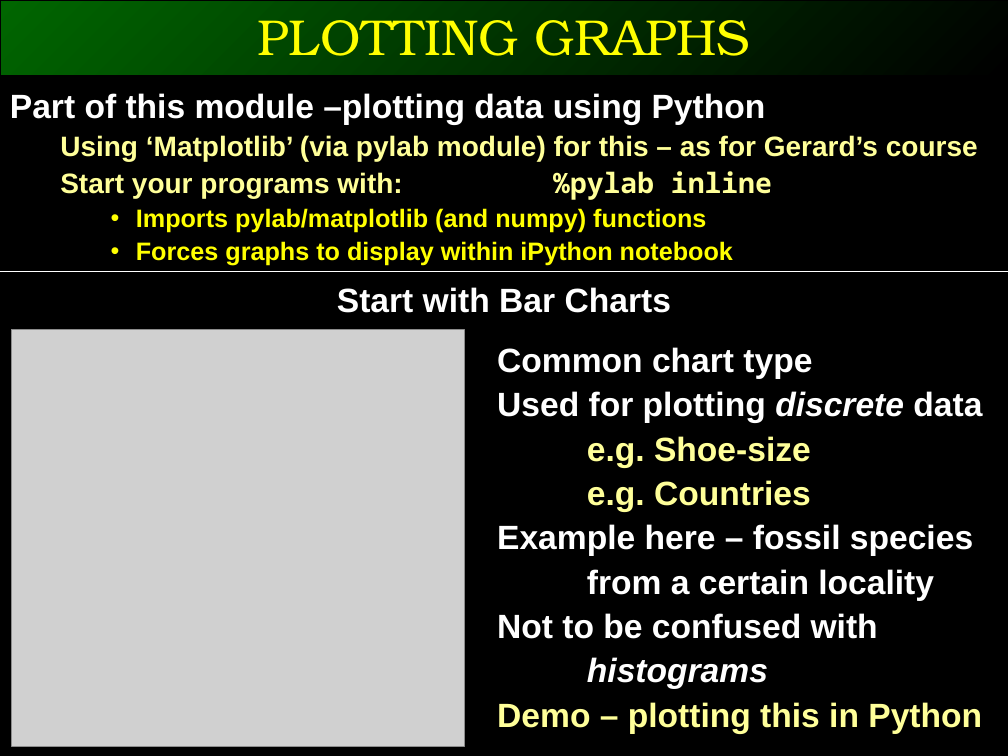
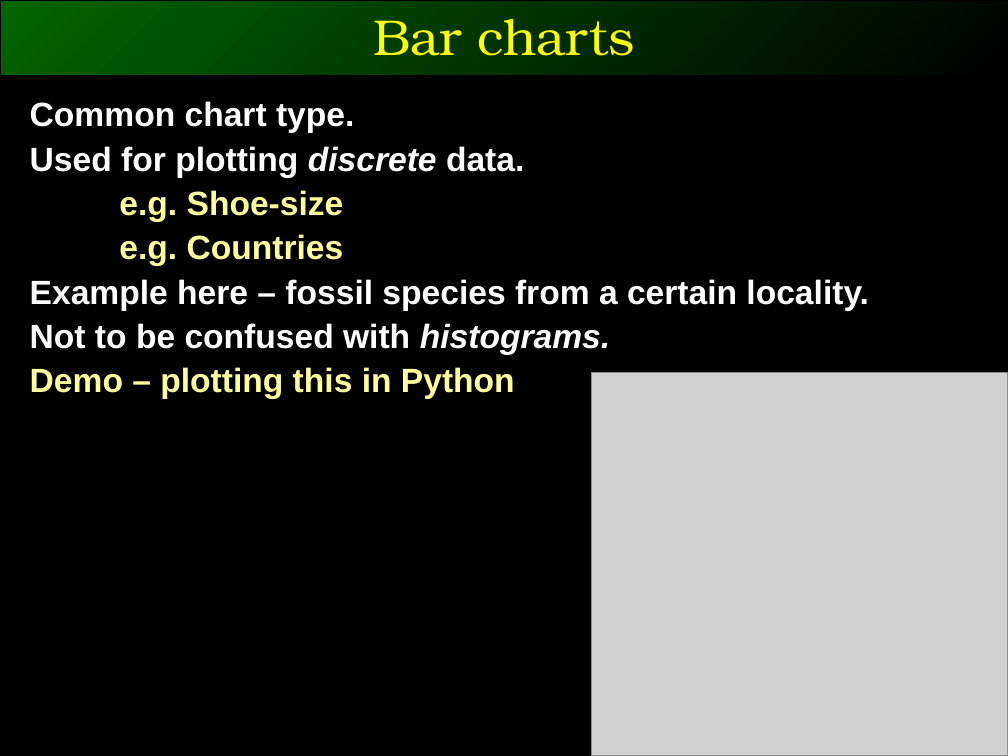
Before and after one commit to ggorman/Introduction-to-stats-for-geoscientists, a slide deck: slide 17 of slides/CSFG5.pptx (slide 16 before the commit). Drawn at 1008x756 pixels with LibreOffice and Linux fonts; fonts in the diff are those of the drawing; grey boxes stand for pictures. Boxes give left, top, right and bottom in pixels: in the first picture for what was removed or moved away, otherwise in the second. Text is boxed around its words. In the diff, an @@ line names an element or a change of style, - is before the commit and + after.

```diff
--- a/slides/CSFG5.pptx
+++ b/slides/CSFG5.pptx
@@ text at (373,19,635,56): text changed @@
-PLOTTING GRAPHS
+Bar charts
@@ text "Common chart type.": place and size @@
-text "Common chart type." at (497,347,982,734)
+text "Common chart type." at (30,101,869,399)
@@ text removed at (10,93,978,313) @@
-Part of this module –plotting data using Python
-  Using ‘Matplotlib’ (via pylab module) for this – as for Gerard’s course
-  Start your programs with: %pylab inline
-    • Imports pylab/matplotlib (and numpy) functions
-    • Forces graphs to display within iPython notebook
-Start with Bar Charts
@@ text at (30,101,524,178): text changed @@
-Common chart type
-Used for plotting discrete data
+Common chart type.
+Used for plotting discrete data.
@@ line removed from (0, 271) to (1008, 271) @@
@@ text at (30,279,869,355): text changed @@
-Example here – fossil species from a certain locality
-Not to be confused with histograms
+Example here – fossil species from a certain locality.
+Not to be confused with histograms.
@@ picture: place and size @@
-picture at (12,330,465,746)
+picture at (592,372,1008,756)
```
Also in this commit, not shown: 13 other slides changed, 2 slides added, 1 slide removed.
